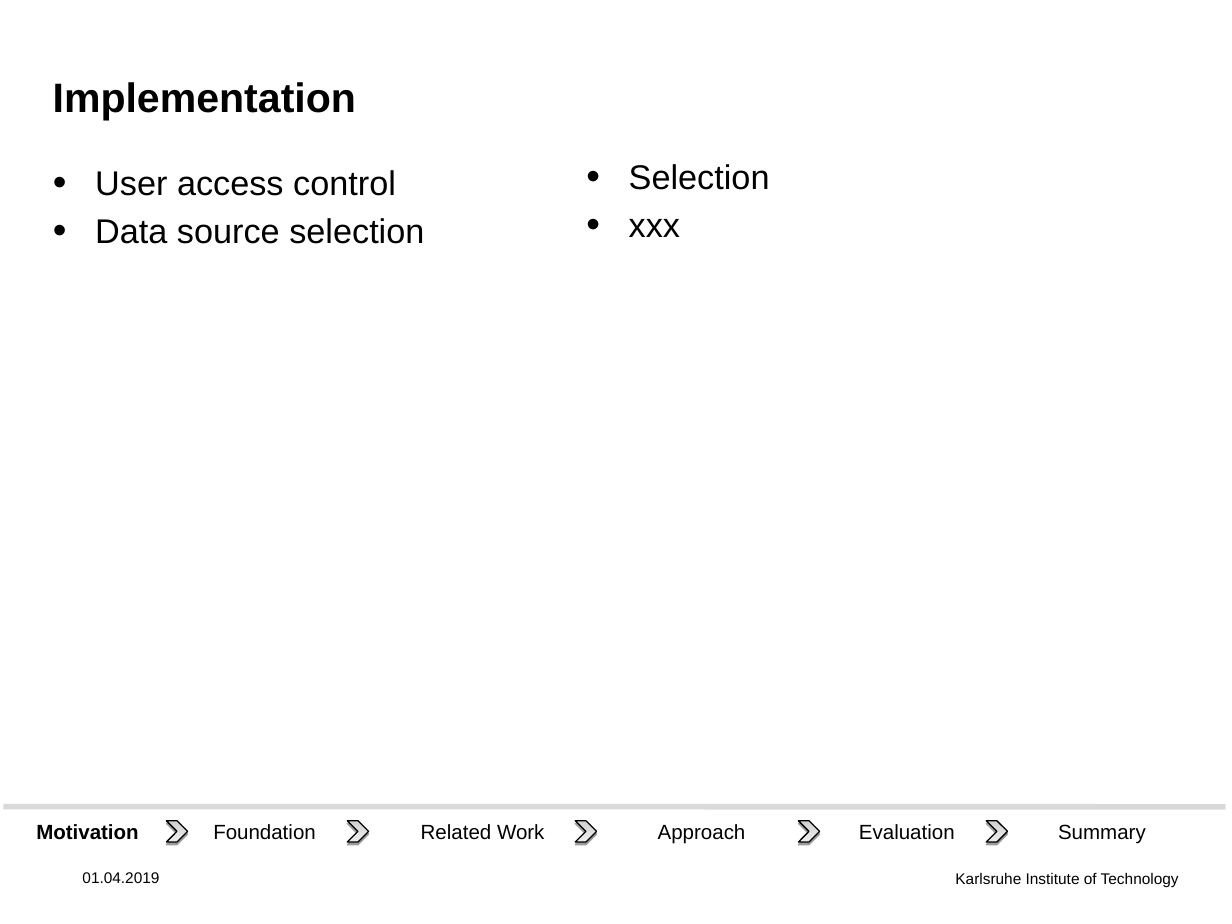
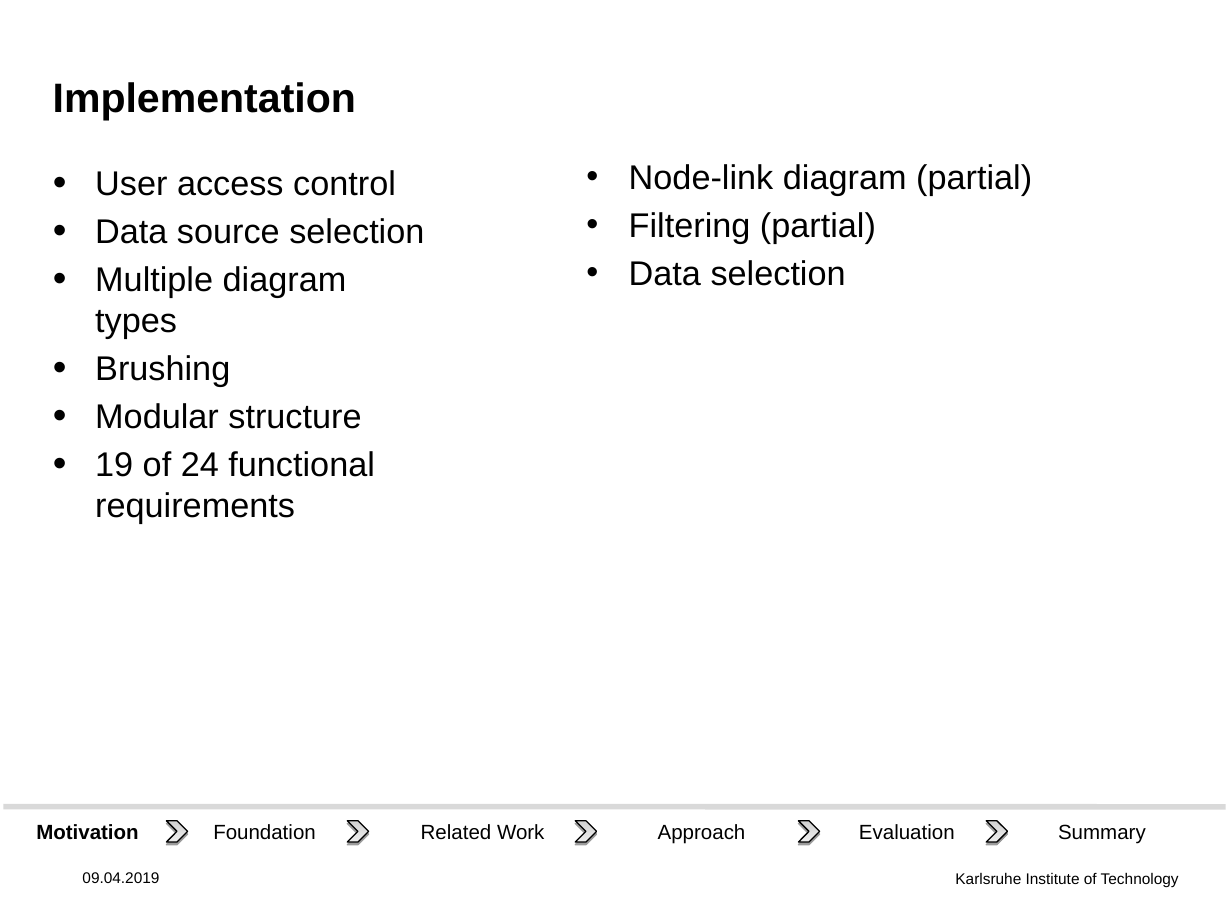
Before and after one commit to DHSTTOS/documents, a slide deck: slide 18 of final_presentation/final-pres3.odp (slide 10 before the commit). Drawn at 1232x924 pixels with LibreOffice and Linux fonts; fonts in the diff are those of the drawing; background and template pictures are left out. Boxes give left, top, right and bottom in pixels: in the first picture for what was removed or moved away, otherwise in the second. Text is boxed around its words. In the diff, an @@ line names an element or a change of style, - is before the commit and + after.

```diff
--- a/final_presentation/final-pres3.odp
+++ b/final_presentation/final-pres3.odp
@@ text removed at bbox=[629, 164, 770, 237] @@
-• Selection
-• xxx
@@ text added at bbox=[629, 164, 1032, 286], 20 pt, text #000000 @@
+• Node-link diagram (partial)
+• Filtering (partial)
+• Data selection
@@ text at bbox=[95, 266, 375, 523]: paragraphs added @@
+• Multiple diagram types
+• Brushing
+• Modular structure
+• 19 of 24 functional requirements
@@ text at bbox=[82, 872, 159, 883]: text changed @@
-01.04.2019
+09.04.2019
```
Also in this commit, not shown: 13 other slides changed, 7 slides added, 1 slide removed, 1 other file.
